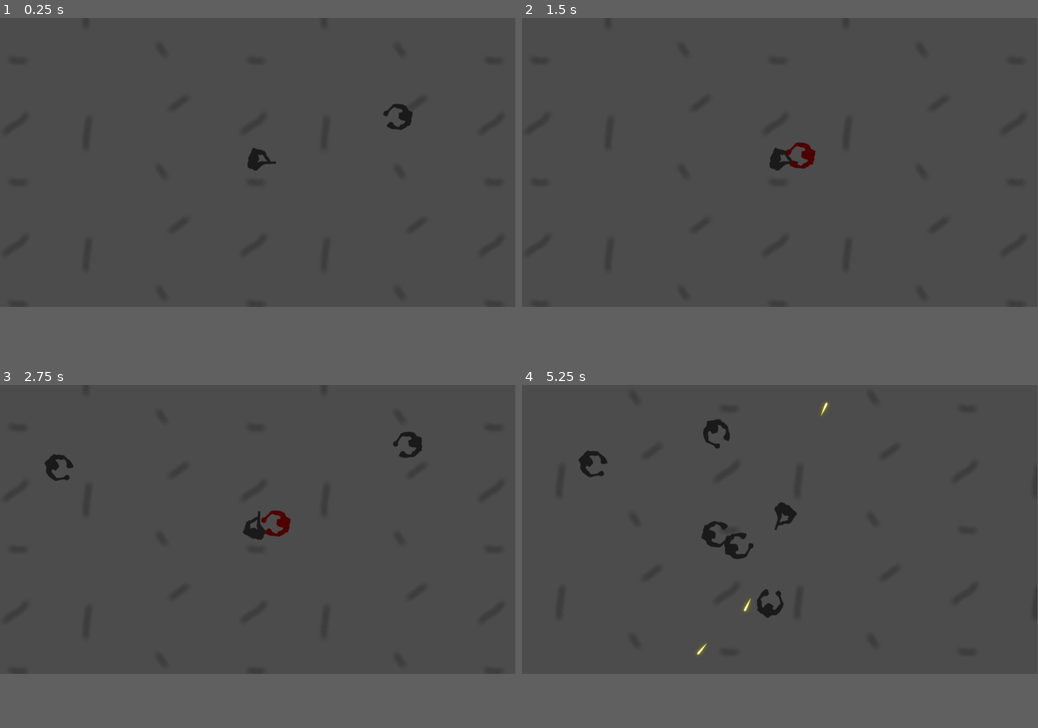
Above: before the commit, frames 1-4 (two rows, left to right).
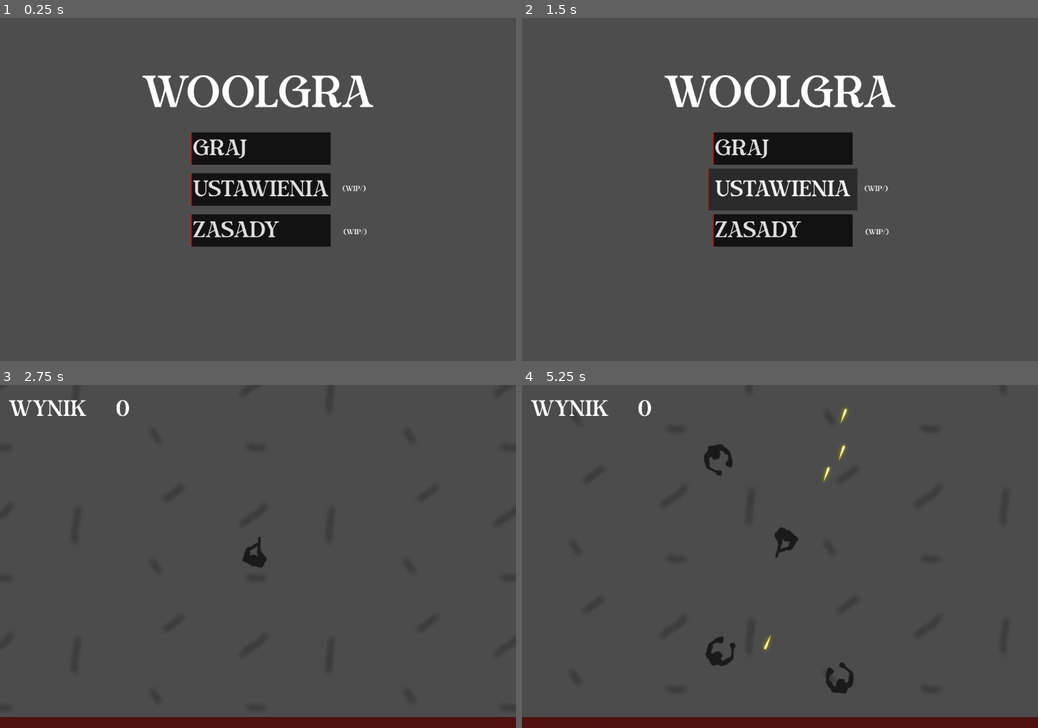
Above: after the commit, the same moments.

Repository: Clearviss/Welna2d
Game: Godot game, scene res://menu.tscn
Same seed, same stepped clock (60 frames per second), same inputs: the game is played once before the commit and once after it. Before the commit the project starts from res://poziom.tscn.
Inputs (mouse positions are in pixels of both pictures, inside the frame that each line leads up to):
- Up to frame 1 (0.25 s): no input
- Up to frame 2 (1.5 s): click (780, 196) at 0.5 s, where only the run after the commit has a clickable "Zasady"; click (780, 162) at 1.25 s, where only the run after the commit has a clickable "Ustawienia"
- Up to frame 3 (2.75 s): click (258, 494) at 2 s, where only the run after the commit has a clickable "Graj"
- Up to frame 4 (5.25 s): move the mouse to (893, 515) at 2.77 s; press the mouse at (893, 515) at 2.78 s; hold D (move_right) 2.78-3.53 s; move the mouse to (676, 542) at 3.52 s; release the mouse at (676, 542) at 3.53 s; hold Down (move_down) 3.53-4.28 s; click (676, 542) at 3.6 s; move the mouse to (831, 467) at 4.27 s; press the mouse at (831, 467) at 4.28 s; hold D (move_right) 4.28-5.03 s; move the mouse to (754, 587) at 5.02 s; release the mouse at (754, 587) at 5.03 s; hold Up (move_up) from 5.03 s (still down); click (754, 587) at 5.1 s
In our replay, the window is 799x449 before the commit and 800x533 after it. These sizes can differ from the game's own. Grey fills any space a smaller window leaves; there, only what the larger window draws over its background counts as a difference.

The runs differ from the first frame. In frame 1, 9.5% of the frame differs, in the area x 27-80%, y 16-67%; in frame 2, 10%, in the area x 27-73%, y 16-67%; in frame 3, 4.5%; in frame 4, 5.8%.

Commit message:
UI & AI & Logic update

Diff:
--- /dev/null
+++ b/Score.gd
@@ -0,0 +1,11 @@
+extends Control
+
+
+# Called when the node enters the scene tree for the first time.
+func _ready():
+	pass # Replace with function body.
+
+
+# Called every frame. 'delta' is the elapsed time since the previous frame.
+func _process(delta):
+	position = $"../player/Camera2D".global_position
--- /dev/null
+++ b/canvas_layer.gd
@@ -0,0 +1,16 @@
+extends CanvasLayer
+
+# Called when the node enters the scene tree for the first time.
+func _ready():
+	pass # Replace with function body.
+
+
+# Called every frame. 'delta' is the elapsed time since the previous frame.
+func _process(delta):
+	pass
+
+func update_text():
+	$Label2.text = str(Globals.score)
+
+func update_health():
+	$ProgressBar.value = Globals.health
--- /dev/null
+++ b/canvas_layer.tscn
@@ -0,0 +1,44 @@
+[gd_scene load_steps=4 format=3 uid="uid://fle3ahnqc4nv"]
+
+[ext_resource type="Script" path="res://canvas_layer.gd" id="1_abebe"]
+[ext_resource type="FontFile" uid="uid://cynqo1jaowcow" path="res://clements-morgle-script/Clements Morgle Serif.otf" id="1_h84s8"]
+
+[sub_resource type="StyleBoxFlat" id="StyleBoxFlat_47x04"]
+bg_color = Color(0.333333, 0, 0, 0.729412)
+
+[node name="CanvasLayer" type="CanvasLayer"]
+script = ExtResource("1_abebe")
+
+[node name="Label" type="Label" parent="."]
+offset_left = 18.0
+offset_top = 21.0
+offset_right = 66.0
+offset_bottom = 43.0
+theme_override_fonts/font = ExtResource("1_h84s8")
+theme_override_font_sizes/font_size = 50
+text = "Wynik "
+
+[node name="Label2" type="Label" parent="."]
+offset_left = 243.0
+offset_top = 21.0
+offset_right = 283.0
+offset_bottom = 84.0
+theme_override_font_sizes/font_size = 50
+text = "0"
+
+[node name="ProgressBar" type="ProgressBar" parent="."]
+custom_minimum_size = Vector2(1080, 0)
+anchors_preset = 7
+anchor_left = 0.5
+anchor_top = 1.0
+anchor_right = 0.5
+anchor_bottom = 1.0
+offset_left = -2.0
+offset_top = -23.0
+offset_right = 2.0
+grow_horizontal = 2
+grow_vertical = 0
+theme_override_styles/fill = SubResource("StyleBoxFlat_47x04")
+max_value = 5.0
+step = 1.0
+show_percentage = false
--- /dev/null
+++ b/control.tscn
@@ -0,0 +1,22 @@
+[gd_scene format=3 uid="uid://wg8b87r38stc"]
+
+[node name="Control" type="Control"]
+layout_mode = 3
+anchors_preset = 15
+anchor_right = 1.0
+anchor_bottom = 1.0
+grow_horizontal = 2
+grow_vertical = 2
+
+[node name="RichTextLabel" type="RichTextLabel" parent="."]
+layout_mode = 1
+anchors_preset = 8
+anchor_left = 0.5
+anchor_top = 0.5
+anchor_right = 0.5
+anchor_bottom = 0.5
+offset_left = -0.5
+offset_right = 0.5
+grow_horizontal = 2
+grow_vertical = 2
+text = "Zabij wool"
--- a/enemy.gd
+++ b/enemy.gd
@@ -1,4 +1,4 @@
-extends CharacterBody2D
+extends RigidBody2D
 
 
 const MOVE_SPEED = 300.0
@@ -10,6 +10,7 @@
 func hit():
 	if health <= 0:
 		queue_free()
+		Globals.score += 1
 	else:
 		health=-1
 		$Sprite2D.modulate = Color(3,0,0)
--- a/enemy.tscn
+++ b/enemy.tscn
@@ -1,14 +1,23 @@
-[gd_scene load_steps=5 format=3 uid="uid://bbe1t1rxs5dxq"]
+[gd_scene load_steps=6 format=3 uid="uid://bbe1t1rxs5dxq"]
 
 [ext_resource type="Texture2D" uid="uid://dfih0eny0ulhp" path="res://enemy.png" id="1_4hwd4"]
 [ext_resource type="Script" path="res://enemy.gd" id="1_ks015"]
+
+[sub_resource type="PhysicsMaterial" id="PhysicsMaterial_ex6dk"]
+friction = 0.0
+bounce = 1.0
 
 [sub_resource type="CircleShape2D" id="CircleShape2D_p5s2l"]
 radius = 27.0185
 
 [sub_resource type="CanvasItemMaterial" id="CanvasItemMaterial_j1ci3"]
 
-[node name="Enemy" type="CharacterBody2D"]
+[node name="Enemy" type="RigidBody2D"]
+collision_layer = 2
+collision_mask = 15
+inertia = 2.87
+physics_material_override = SubResource("PhysicsMaterial_ex6dk")
+gravity_scale = 0.0
 script = ExtResource("1_ks015")
 
 [node name="CollisionShape2D" type="CollisionShape2D" parent="."]
@@ -17,3 +26,6 @@
 [node name="Sprite2D" type="Sprite2D" parent="."]
 material = SubResource("CanvasItemMaterial_j1ci3")
 texture = ExtResource("1_4hwd4")
+
+[connection signal="body_entered" from="." to="." method="_on_body_entered"]
+[connection signal="body_exited" from="." to="." method="_on_body_exited"]
--- /dev/null
+++ b/globals.gd
@@ -0,0 +1,3 @@
+extends Node
+var score = 0
+var health = 5
--- /dev/null
+++ b/hover.tres
@@ -0,0 +1,20 @@
+[gd_resource type="StyleBoxFlat" format=3 uid="uid://beeid8m8h850y"]
+
+[resource]
+content_margin_left = 4.0
+content_margin_top = 4.0
+content_margin_right = 4.0
+content_margin_bottom = 4.0
+bg_color = Color(0, 0, 0, 0.454902)
+border_width_left = 3
+border_color = Color(0.8, 0, 0, 1)
+border_blend = true
+corner_radius_top_left = 1
+corner_radius_top_right = 1
+corner_radius_bottom_right = 1
+corner_radius_bottom_left = 1
+corner_detail = 5
+expand_margin_left = 10.0
+expand_margin_top = 10.0
+expand_margin_right = 10.0
+expand_margin_bottom = 10.0
--- a/invisible_wall.tscn
+++ b/invisible_wall.tscn
@@ -5,6 +5,8 @@
 [sub_resource type="RectangleShape2D" id="RectangleShape2D_ig4v0"]
 
 [node name="Invisible_wall" type="StaticBody2D"]
+collision_layer = 4
+collision_mask = 15
 
 [node name="CollisionShape2D" type="CollisionShape2D" parent="."]
 scale = Vector2(5000, 1)
--- a/laser.tscn
+++ b/laser.tscn
@@ -8,6 +8,8 @@
 height = 28.0
 
 [node name="Laser" type="Area2D"]
+collision_layer = 8
+collision_mask = 15
 script = ExtResource("1_gl1ap")
 
 [node name="Sprite2D" type="Sprite2D" parent="."]
--- /dev/null
+++ b/menu.gd
@@ -0,0 +1,17 @@
+extends Control
+
+
+
+
+
+func _on_graj_pressed():
+	get_tree().change_scene_to_file("res://poziom.tscn")
+
+
+func _on_ustawienia_pressed():
+	pass # Replace with function body.
+
+
+
+func _on_zasady_pressed():
+	pass # Replace with function body.
--- /dev/null
+++ b/menu.tres
@@ -0,0 +1,60 @@
+[gd_resource type="Theme" load_steps=6 format=3 uid="uid://c1neggeg2ag84"]
+
+[ext_resource type="FontFile" uid="uid://cynqo1jaowcow" path="res://clements-morgle-script/Clements Morgle Serif.otf" id="1_musbv"]
+[ext_resource type="StyleBox" uid="uid://bmfkr6r1x55ss" path="res://unikat.tres" id="2_qi88c"]
+[ext_resource type="StyleBox" uid="uid://beeid8m8h850y" path="res://hover.tres" id="2_vn41x"]
+
+[sub_resource type="StyleBoxFlat" id="StyleBoxFlat_nd6ht"]
+content_margin_left = 4.0
+content_margin_top = 4.0
+content_margin_right = 4.0
+content_margin_bottom = 4.0
+bg_color = Color(0.1, 0.1, 0.1, 0.3)
+corner_radius_top_left = 3
+corner_radius_top_right = 3
+corner_radius_bottom_right = 3
+corner_radius_bottom_left = 3
+corner_detail = 5
+
+[sub_resource type="StyleBoxFlat" id="StyleBoxFlat_dkm6j"]
+content_margin_left = 4.0
+content_margin_top = 4.0
+content_margin_right = 4.0
+content_margin_bottom = 4.0
+bg_color = Color(0, 0, 0, 0)
+border_color = Color(0.8, 0, 0, 1)
+border_blend = true
+corner_radius_top_left = 1
+corner_radius_top_right = 1
+corner_radius_bottom_right = 1
+corner_radius_bottom_left = 1
+corner_detail = 5
+expand_margin_left = 10.0
+expand_margin_top = 10.0
+expand_margin_right = 10.0
+expand_margin_bottom = 10.0
+
+[resource]
+Button/colors/font_color = Color(0.875, 0.875, 0.875, 1)
+Button/colors/font_disabled_color = Color(0.875, 0.875, 0.875, 0.5)
+Button/colors/font_focus_color = Color(0.95, 0.95, 0.95, 1)
+Button/colors/font_hover_color = Color(0.95, 0.95, 0.95, 1)
+Button/colors/font_hover_pressed_color = Color(1, 1, 1, 1)
+Button/colors/font_outline_color = Color(1, 1, 1, 1)
+Button/colors/font_pressed_color = Color(1, 1, 1, 1)
+Button/colors/icon_disabled_color = Color(1, 1, 1, 0.4)
+Button/colors/icon_focus_color = Color(1, 1, 1, 1)
+Button/colors/icon_hover_color = Color(1, 1, 1, 1)
+Button/colors/icon_hover_pressed_color = Color(1, 1, 1, 1)
+Button/colors/icon_normal_color = Color(1, 1, 1, 1)
+Button/colors/icon_pressed_color = Color(1, 1, 1, 1)
+Button/constants/h_separation = 15
+Button/constants/icon_max_width = 0
+Button/constants/outline_size = 0
+Button/font_sizes/font_size = 50
+Button/fonts/font = ExtResource("1_musbv")
+Button/styles/disabled = SubResource("StyleBoxFlat_nd6ht")
+Button/styles/focus = SubResource("StyleBoxFlat_dkm6j")
+Button/styles/hover = ExtResource("2_vn41x")
+Button/styles/normal = ExtResource("2_qi88c")
+Button/styles/pressed = ExtResource("2_qi88c")
--- /dev/null
+++ b/menu.tscn
@@ -0,0 +1,101 @@
+[gd_scene load_steps=3 format=3 uid="uid://yvo56dsu11aa"]
+
+[ext_resource type="Script" path="res://menu.gd" id="1_xdes0"]
+[ext_resource type="Theme" uid="uid://c1neggeg2ag84" path="res://menu.tres" id="2_cs7gn"]
+
+[node name="Menu" type="Control"]
+layout_mode = 3
+anchors_preset = 15
+anchor_right = 1.0
+anchor_bottom = 1.0
+grow_horizontal = 2
+grow_vertical = 2
+script = ExtResource("1_xdes0")
+
+[node name="Zasady" type="Button" parent="."]
+layout_mode = 1
+anchors_preset = 8
+anchor_left = 0.5
+anchor_top = 0.5
+anchor_right = 0.5
+anchor_bottom = 0.5
+offset_left = -140.0
+offset_top = 52.0
+offset_right = 152.0
+offset_bottom = 120.0
+grow_horizontal = 2
+grow_vertical = 2
+theme = ExtResource("2_cs7gn")
+text = "Zasady
+"
+alignment = 0
+
+[node name="Label2" type="Label" parent="Zasady"]
+layout_mode = 1
+offset_left = 317.0
+offset_top = -63.0
+offset_right = 366.0
+offset_bottom = -41.0
+text = "(WIP/)"
+
+[node name="Label" type="Label" parent="."]
+layout_mode = 1
+anchors_preset = 5
+anchor_left = 0.5
+anchor_right = 0.5
+offset_left = -243.0
+offset_top = 100.0
+offset_right = 243.0
+offset_bottom = 221.0
+grow_horizontal = 2
+size_flags_horizontal = 4
+size_flags_vertical = 0
+theme_override_font_sizes/font_size = 100
+text = "WoolGra"
+
+[node name="Graj" type="Button" parent="."]
+layout_mode = 1
+anchors_preset = 8
+anchor_left = 0.5
+anchor_top = 0.5
+anchor_right = 0.5
+anchor_bottom = 0.5
+offset_left = -140.0
+offset_top = -120.0
+offset_right = 152.0
+offset_bottom = -52.0
+grow_horizontal = 2
+grow_vertical = 2
+theme = ExtResource("2_cs7gn")
+text = "Graj"
+alignment = 0
+
+[node name="Ustawienia" type="Button" parent="."]
+layout_mode = 1
+anchors_preset = 8
+anchor_left = 0.5
+anchor_top = 0.5
+anchor_right = 0.5
+anchor_bottom = 0.5
+offset_left = -140.0
+offset_top = -34.0
+offset_right = 152.0
+offset_bottom = 34.0
+grow_horizontal = 2
+grow_vertical = 2
+theme = ExtResource("2_cs7gn")
+text = "Ustawienia"
+alignment = 0
+icon_alignment = 1
+
+[node name="Label3" type="Label" parent="Ustawienia"]
+layout_mode = 1
+offset_left = 319.0
+offset_top = 114.0
+offset_right = 368.0
+offset_bottom = 136.0
+text = "(WIP/)"
+
+[connection signal="pressed" from="Zasady" to="." method="_on_zasady_pressed"]
+[connection signal="pressed" from="Graj" to="." method="_on_graj_pressed"]
+[connection signal="pressed" from="Ustawienia" to="." method="_on_ustawienia_pressed"]
--- a/player.gd
+++ b/player.gd
@@ -1,24 +1,63 @@
 extends CharacterBody2D
 var shoot = false
 signal laser(laser_pos, player_direction)
+var can_move = true
+var can_shoot = true
+var can_behurt = true
 func _ready():
 	pass
 
+
+
+
 func _process(delta):
+
 	var direction = Input.get_vector('move_left',"move_right","move_up","move_down")
 	velocity = direction * 500
-	move_and_slide()
+	if (can_move):
+		move_and_slide()
+	$"../Reset".position = $Camera2D.global_position
+	if ($"../Reset".position.x >= 7000):
+		$"../Reset".position.x = 7000
+	if ($"../Reset".position.x <= -7000):
+		$"../Reset".position.x = -7000
+	if ($"../Reset".position.y >= 7000):
+		$"../Reset".position.y = 7000
+	if ($"../Reset".position.y <= -7000):
+		$"../Reset".position.y = -7000
+
+
+
 
 
 	var gracz_direction = (get_global_mouse_position() - position).normalized()
 	look_at(get_global_mouse_position())
-	if Input.is_action_pressed("primary_action") and shoot:
+
+	if Input.is_action_pressed("primary_action") and shoot and can_shoot:
 		shoot = false
 		var bullet_startPos = $BulletSpawnPoints.get_children()
 		var selected_fuckme_bullet = bullet_startPos[randi() % bullet_startPos.size()]
 		laser.emit(selected_fuckme_bullet.global_position, gracz_direction)
+	for  body in $hurt.get_overlapping_bodies():
+		if (body.name != "player" and can_behurt):
+			can_behurt = false
+			print(body)# Replace with function body.
+			Globals.health-=1
+			if (Globals.health <= 0):
+				$".".visible = false
+				can_move = false
+				can_shoot = false
+				$"../Reset".visible = true
+
+
 
 
 
 func _on_reload_ammo_timeout():
 	shoot = true # Replace with function body.
+
+
+
+
+func _on_timer_timeout():
+	can_behurt = true # Replace with function body.
--- a/player.tscn
+++ b/player.tscn
@@ -1,12 +1,16 @@
-[gd_scene load_steps=4 format=3 uid="uid://dn2lxnpoe2sa3"]
+[gd_scene load_steps=5 format=3 uid="uid://dn2lxnpoe2sa3"]
 
 [ext_resource type="Script" path="res://player.gd" id="1_l3a2w"]
 [ext_resource type="Texture2D" uid="uid://c231rgxw06aj4" path="res://player.png" id="1_ntynm"]
 
 [sub_resource type="CircleShape2D" id="CircleShape2D_caw6y"]
-radius = 24.0208
+radius = 18.0278
+
+[sub_resource type="CircleShape2D" id="CircleShape2D_4kq68"]
+radius = 22.0227
 
 [node name="player" type="CharacterBody2D"]
+collision_mask = 6
 script = ExtResource("1_l3a2w")
 
 [node name="CollisionShape2D" type="CollisionShape2D" parent="."]
@@ -40,4 +44,18 @@
 [node name="Pos_3" type="Marker2D" parent="BulletSpawnPoints"]
 position = Vector2(51, 0)
 
+[node name="hurt" type="Area2D" parent="."]
+collision_mask = 2
+
+[node name="CollisionShape2D" type="CollisionShape2D" parent="hurt"]
+position = Vector2(0, -6)
+shape = SubResource("CircleShape2D_4kq68")
+
+[node name="Timer" type="Timer" parent="."]
+wait_time = 0.3
+autostart = true
+
 [connection signal="timeout" from="Reload_ammo" to="." method="_on_reload_ammo_timeout"]
+[connection signal="area_entered" from="hurt" to="." method="_on_hurt_area_entered"]
+[connection signal="body_entered" from="hurt" to="." method="_on_hurt_body_entered"]
+[connection signal="timeout" from="Timer" to="." method="_on_timer_timeout"]
--- a/poziom.gd
+++ b/poziom.gd
@@ -1,4 +1,6 @@
 extends Node2D
+
+
 
 var laser = preload("res://laser.tscn")
 
@@ -9,12 +11,29 @@
 
 # Called every frame. 'delta' is the elapsed time since the previous frame.
 func _process(delta):
-	pass
+	$CanvasLayer.update_text()
+	$CanvasLayer.update_health()
 
 
 func _on_player_laser(bullet_pos, dyrekcja):
 	var current_lasereczek = laser.instantiate()
 	current_lasereczek.position = bullet_pos
 	current_lasereczek.rotation = dyrekcja.angle()
-	current_lasereczek.direction = dyrekcja
+	current_lasereczek.direction = dyrekcja + Vector2(randf()*0.3, randf()*0.3)
 	$Projectiles.add_child(current_lasereczek)
+
+
+func _on_button_2_pressed():
+	get_tree().change_scene_to_file("res://menu.tscn")
+	Globals.score = 0
+	Globals.health = 5
+
+
+func _on_kill_area_1_body_entered(body):
+	body.queue_free()
+func _on_kill_area_2_body_entered(body):
+	body.queue_free()
+func _on_kill_area_3_body_entered(body):
+	body.queue_free()
+func _on_kill_area_4_body_entered(body):
+	body.queue_free()
--- a/poziom.tscn
+++ b/poziom.tscn
@@ -1,13 +1,19 @@
-[gd_scene load_steps=8 format=3 uid="uid://cci2koy7k1tab"]
+[gd_scene load_steps=12 format=3 uid="uid://cci2koy7k1tab"]
 
 [ext_resource type="PackedScene" uid="uid://dn2lxnpoe2sa3" path="res://player.tscn" id="1_7vjd5"]
 [ext_resource type="Script" path="res://poziom.gd" id="1_il06s"]
 [ext_resource type="Texture2D" uid="uid://xxf67875b5uj" path="res://floor.jpg" id="1_rxvtt"]
 [ext_resource type="Script" path="res://Enemies.gd" id="3_csidb"]
-[ext_resource type="PackedScene" uid="uid://bbe1t1rxs5dxq" path="res://enemy.tscn" id="3_hc2pc"]
 [ext_resource type="PackedScene" uid="uid://c0wf3dxajehif" path="res://invisible_wall.tscn" id="5_l5lm2"]
+[ext_resource type="PackedScene" uid="uid://qdwgveiy687j" path="res://restart.tscn" id="7_peihk"]
+[ext_resource type="Theme" uid="uid://dc3vyxsiw6ydp" path="res://restart.tres" id="8_sqs0p"]
+[ext_resource type="StyleBox" uid="uid://bmfkr6r1x55ss" path="res://unikat.tres" id="9_5xost"]
+[ext_resource type="PackedScene" uid="uid://fle3ahnqc4nv" path="res://canvas_layer.tscn" id="10_xtu8u"]
 
 [sub_resource type="RectangleShape2D" id="RectangleShape2D_0nha7"]
+
+[sub_resource type="RectangleShape2D" id="RectangleShape2D_nyq13"]
+size = Vector2(104, 72)
 
 [node name="Poziom" type="Node2D"]
 script = ExtResource("1_il06s")
@@ -37,9 +43,6 @@
 [node name="Enemies" type="Node2D" parent="."]
 script = ExtResource("3_csidb")
 
-[node name="Enemy" parent="Enemies" instance=ExtResource("3_hc2pc")]
-position = Vector2(387, -126)
-
 [node name="Timer" type="Timer" parent="."]
 wait_time = 0.2
 autostart = true
@@ -48,23 +51,113 @@
 
 [node name="Invisible_wall_1" parent="invisiblewalls" instance=ExtResource("5_l5lm2")]
 position = Vector2(0, 7500)
+collision_mask = 2
 
 [node name="Invisible_wall_2" parent="invisiblewalls" instance=ExtResource("5_l5lm2")]
 position = Vector2(0, -7500)
+collision_mask = 2
 
 [node name="Invisible_wall_3" parent="invisiblewalls" instance=ExtResource("5_l5lm2")]
 position = Vector2(7500, 0)
 rotation = 1.5708
+collision_mask = 2
 
 [node name="Invisible_wall_4" parent="invisiblewalls" instance=ExtResource("5_l5lm2")]
 position = Vector2(-7500, 0)
 rotation = 1.5708
+collision_mask = 2
 
 [node name="Allowed_to_spawn_area" type="Area2D" parent="."]
+visible = false
 
 [node name="CollisionShape2D" type="CollisionShape2D" parent="Allowed_to_spawn_area"]
 scale = Vector2(725, 725)
 shape = SubResource("RectangleShape2D_0nha7")
 
+[node name="Reset" parent="." instance=ExtResource("7_peihk")]
+visible = false
+
+[node name="Label2" type="Label" parent="Reset"]
+layout_mode = 1
+anchors_preset = 5
+anchor_left = 0.5
+anchor_right = 0.5
+offset_left = -251.0
+offset_top = -308.0
+offset_right = 249.0
+offset_bottom = -108.0
+grow_horizontal = 2
+theme = ExtResource("8_sqs0p")
+theme_override_font_sizes/font_size = 150
+text = "R.I.P"
+horizontal_alignment = 1
+vertical_alignment = 1
+uppercase = true
+max_lines_visible = 1
+visible_characters = 17
+visible_ratio = 3.4
+
+[node name="Button2" type="Button" parent="Reset"]
+layout_mode = 1
+anchors_preset = 7
+anchor_left = 0.5
+anchor_top = 1.0
+anchor_right = 0.5
+anchor_bottom = 1.0
+offset_left = -96.0
+offset_top = 64.0
+offset_right = 97.0
+offset_bottom = 132.0
+grow_horizontal = 2
+grow_vertical = 0
+theme_override_font_sizes/font_size = 50
+theme_override_styles/normal = ExtResource("9_5xost")
+theme_override_styles/hover = ExtResource("9_5xost")
+theme_override_styles/pressed = ExtResource("9_5xost")
+theme_override_styles/disabled = ExtResource("9_5xost")
+theme_override_styles/focus = ExtResource("9_5xost")
+text = "MENU"
+
+[node name="CanvasLayer" parent="." instance=ExtResource("10_xtu8u")]
+
+[node name="Kill_area1" type="Area2D" parent="."]
+position = Vector2(-1242, -623)
+
+[node name="CollisionShape2D" type="CollisionShape2D" parent="Kill_area1"]
+position = Vector2(-7323, -131)
+scale = Vector2(20, 1000)
+shape = SubResource("RectangleShape2D_nyq13")
+
+[node name="Kill_area2" type="Area2D" parent="."]
+position = Vector2(-1242, -623)
+
+[node name="CollisionShape2D" type="CollisionShape2D" parent="Kill_area2"]
+position = Vector2(9814, 624)
+scale = Vector2(20, 1000)
+shape = SubResource("RectangleShape2D_nyq13")
+
+[node name="Kill_area3" type="Area2D" parent="."]
+position = Vector2(-1242, -623)
+
+[node name="CollisionShape2D" type="CollisionShape2D" parent="Kill_area3"]
+position = Vector2(1242, -7985)
+rotation = 1.5708
+scale = Vector2(20, 1000)
+shape = SubResource("RectangleShape2D_nyq13")
+
+[node name="Kill_area4" type="Area2D" parent="."]
+position = Vector2(-1242, -623)
+
+[node name="CollisionShape2D" type="CollisionShape2D" parent="Kill_area4"]
+position = Vector2(1242, 9219)
+rotation = 1.5708
+scale = Vector2(20, 1000)
+shape = SubResource("RectangleShape2D_nyq13")
+
 [connection signal="laser" from="player" to="." method="_on_player_laser"]
 [connection signal="timeout" from="Timer" to="Enemies" method="_on_timer_timeout"]
+[connection signal="pressed" from="Reset/Button2" to="." method="_on_button_2_pressed"]
+[connection signal="body_entered" from="Kill_area1" to="." method="_on_kill_area_1_body_entered"]
+[connection signal="body_entered" from="Kill_area2" to="." method="_on_kill_area_2_body_entered"]
+[connection signal="body_entered" from="Kill_area3" to="." method="_on_kill_area_3_body_entered"]
+[connection signal="body_entered" from="Kill_area4" to="." method="_on_kill_area_4_body_entered"]
--- a/project.godot
+++ b/project.godot
@@ -11,9 +11,22 @@
 [application]
 
 config/name="Welna 2d"
-run/main_scene="res://poziom.tscn"
+run/main_scene="res://menu.tscn"
 config/features=PackedStringArray("4.1", "Mobile")
 config/icon="res://icon.svg"
+
+[autoload]
+
+Globals="*res://globals.gd"
+
+[display]
+
+window/size/viewport_width=1080
+window/size/viewport_height=720
+
+[gui]
+
+theme/custom_font="res://clements-morgle-script/Clements Morgle Serif.otf"
 
 [input]
 
--- /dev/null
+++ b/restart.gd
@@ -0,0 +1,9 @@
+extends Control
+
+
+
+
+func _on_button_pressed():
+	get_tree().reload_current_scene()
+	Globals.score = 0
+	Globals.health = 5
--- /dev/null
+++ b/restart.tres
@@ -0,0 +1,4 @@
+[gd_resource type="Theme" format=3 uid="uid://dc3vyxsiw6ydp"]
+
+[resource]
+Label/colors/font_color = Color(0.560784, 0.0980392, 0.0470588, 1)
--- /dev/null
+++ b/restart.tscn
@@ -0,0 +1,31 @@
+[gd_scene load_steps=3 format=3 uid="uid://qdwgveiy687j"]
+
+[ext_resource type="Theme" uid="uid://c1neggeg2ag84" path="res://menu.tres" id="1_44kd4"]
+[ext_resource type="Script" path="res://restart.gd" id="1_s41wa"]
+
+[node name="Reset" type="Control"]
+layout_mode = 3
+anchors_preset = 15
+anchor_right = 1.0
+anchor_bottom = 1.0
+grow_horizontal = 2
+grow_vertical = 2
+script = ExtResource("1_s41wa")
+
+[node name="Button" type="Button" parent="."]
+layout_mode = 1
+anchors_preset = 8
+anchor_left = 0.5
+anchor_top = 0.5
+anchor_right = 0.5
+anchor_bottom = 0.5
+offset_left = -106.0
+offset_top = -34.0
+offset_right = 106.0
+offset_bottom = 34.0
+grow_horizontal = 2
+grow_vertical = 2
+theme = ExtResource("1_44kd4")
+text = "Restart"
+
+[connection signal="pressed" from="Button" to="." method="_on_button_pressed"]
--- /dev/null
+++ b/unikat.tres
@@ -0,0 +1,16 @@
+[gd_resource type="StyleBoxFlat" format=3 uid="uid://bmfkr6r1x55ss"]
+
+[resource]
+content_margin_left = 4.0
+content_margin_top = 4.0
+content_margin_right = 4.0
+content_margin_bottom = 4.0
+bg_color = Color(0, 0, 0, 0.768627)
+border_width_left = 3
+border_color = Color(0.8, 0, 0, 1)
+border_blend = true
+corner_radius_top_left = 1
+corner_radius_top_right = 1
+corner_radius_bottom_right = 1
+corner_radius_bottom_left = 1
+corner_detail = 5
Binary file added: clements-morgle-script/Clements Morgle Script.otf
Not shown, added: clements-morgle-script/Clements Morgle Script.otf.import
Binary file added: clements-morgle-script/Clements Morgle Serif.otf
Not shown, added: clements-morgle-script/Clements Morgle Serif.otf.import
Not shown, added: clements-morgle-script/LICENSE.md
